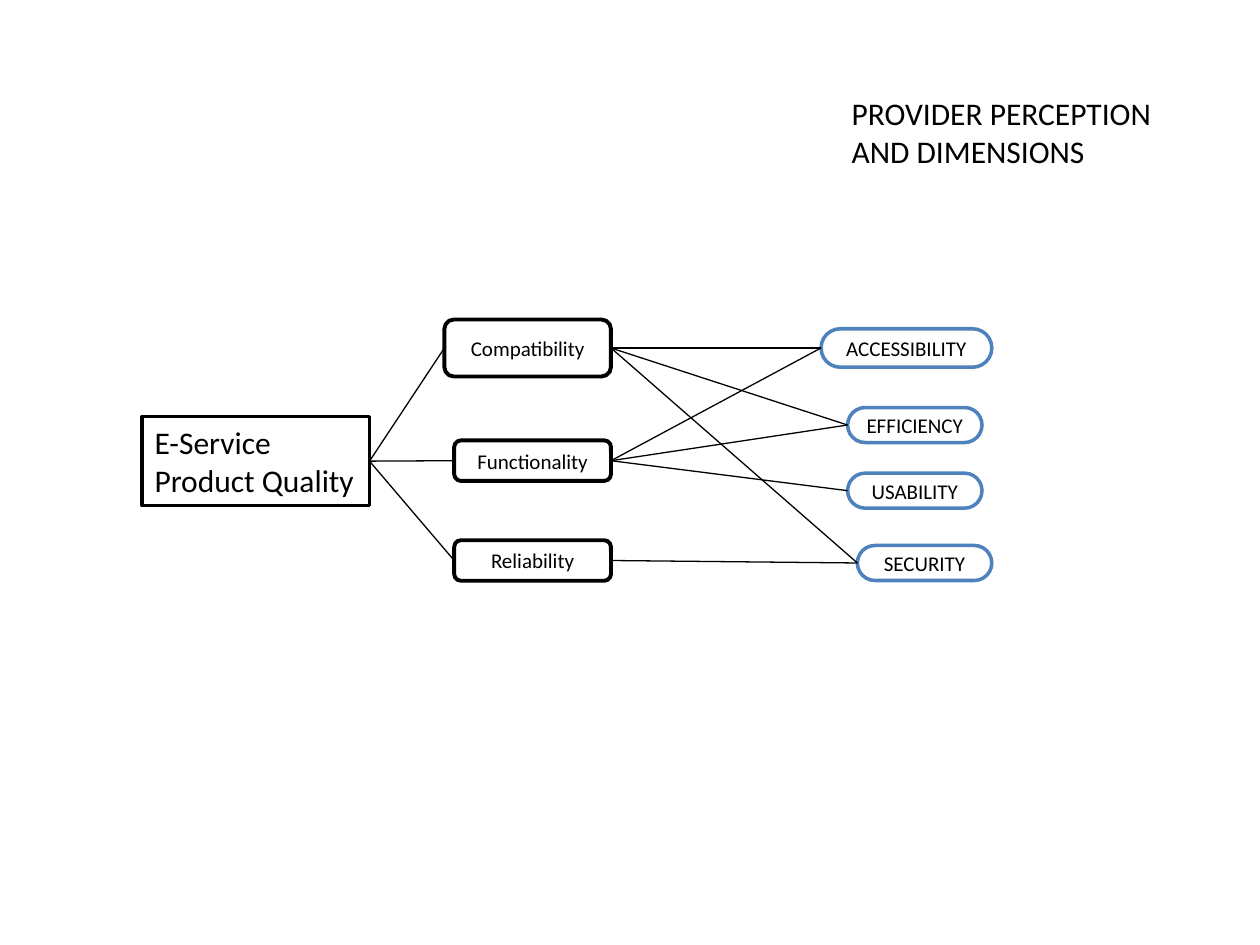
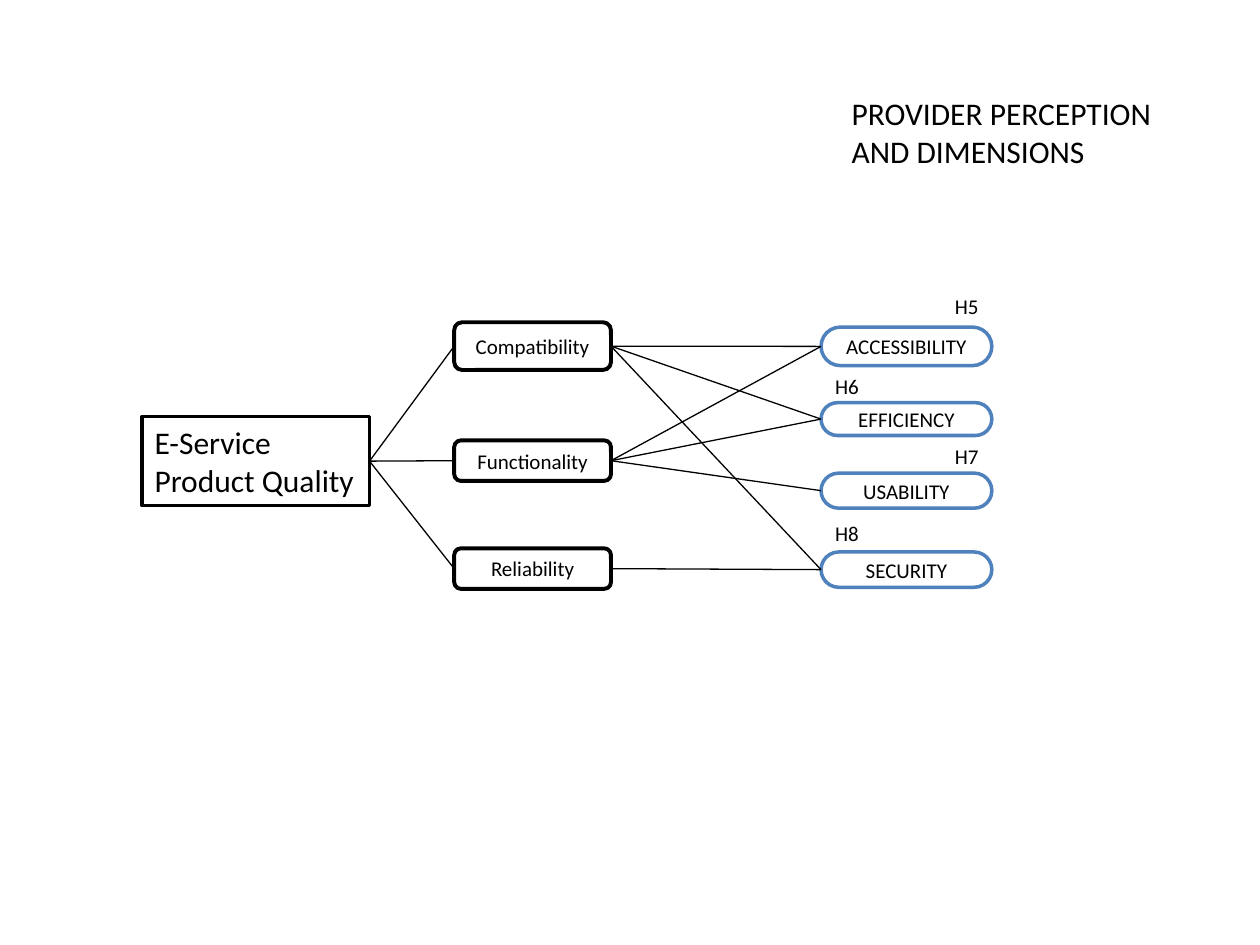
Before and after one commit to paxian/finalexam, a slide deck: slide 7 of model.pptx. Drawn at 1260x945 pixels with LibreOffice and Linux fonts; fonts in the diff are those of the drawing. Boxes give left, top, right and bottom in pixels: in the first picture for what was removed or moved away, otherwise in the second. Text is boxed around its words. In the diff, an @@ line names an element or a change of style, - is before the commit and + after.

```diff
--- a/model.pptx
+++ b/model.pptx
@@ rounded rectangle "Compatibility": place and size @@
-rounded rectangle "Compatibility" at box(445, 320, 611, 377)
+rounded rectangle "Compatibility" at box(454, 323, 610, 370)
@@ text added at box(955, 300, 979, 314), 12 pt, text #000000 @@
+H5
@@ line moved from (369, 461) - (445, 348) to (369, 461) - (454, 346) @@
@@ line moved from (611, 348) - (848, 425) to (611, 346) - (822, 420) @@
@@ line moved from (611, 348) - (857, 563) to (611, 346) - (822, 570) @@
@@ text added at box(835, 379, 859, 394), 12 pt, text #000000 @@
+H6
@@ rounded rectangle "EFFICIENCY": place and size @@
-rounded rectangle "EFFICIENCY" at box(848, 407, 983, 442)
+rounded rectangle "EFFICIENCY" at box(822, 403, 993, 436)
@@ line moved from (611, 461) - (848, 425) to (611, 461) - (822, 420) @@
@@ line moved from (369, 461) - (454, 561) to (369, 461) - (454, 568) @@
@@ line moved from (611, 461) - (848, 490) to (611, 461) - (822, 490) @@
@@ rounded rectangle "USABILITY": place and size @@
-rounded rectangle "USABILITY" at box(848, 474, 983, 509)
+rounded rectangle "USABILITY" at box(822, 474, 993, 509)
@@ text added at box(955, 450, 979, 464), 12 pt, text #000000 @@
+H7
@@ text added at box(835, 526, 859, 541), 12 pt, text #000000 @@
+H8
@@ rounded rectangle "Reliability": place and size @@
-rounded rectangle "Reliability" at box(454, 541, 610, 581)
+rounded rectangle "Reliability" at box(454, 548, 610, 588)
@@ line moved from (611, 561) - (857, 563) to (611, 568) - (822, 570) @@
@@ rounded rectangle "SECURITY": place and size @@
-rounded rectangle "SECURITY" at box(857, 546, 992, 581)
+rounded rectangle "SECURITY" at box(822, 552, 993, 587)
```
Also in this commit, not shown: 12 other slides changed, 1 slide added, 2 other files.
